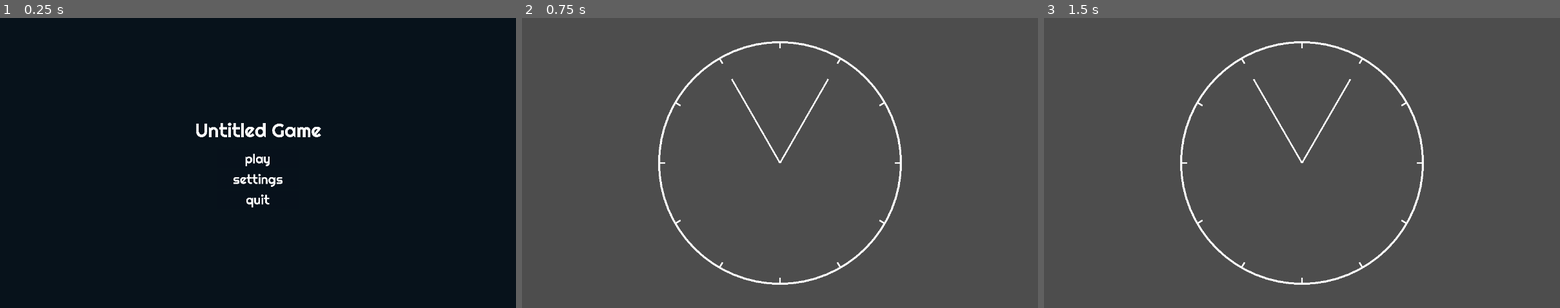
Above: before the commit, frames 1-3 (left to right).
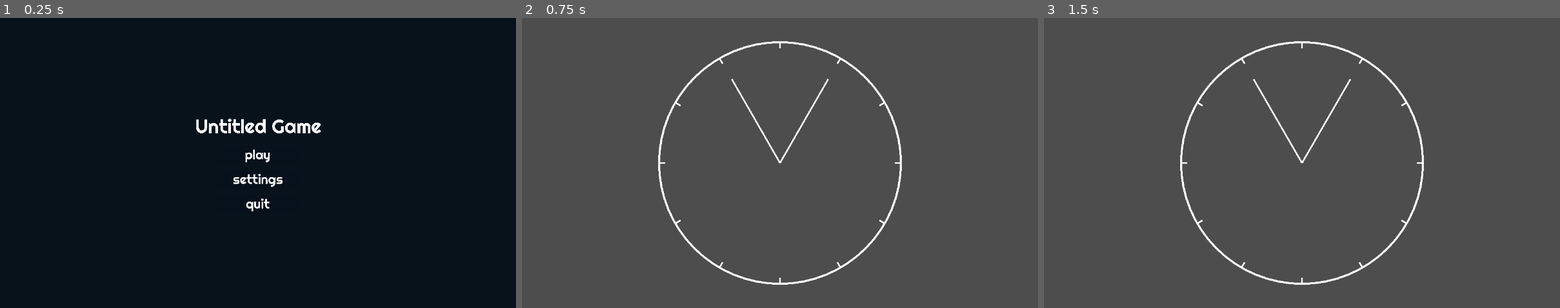
Above: after the commit, the same moments.

Repository: jollyroger182/clocked-in
Game: Godot game, scene res://scenes/menu/menu.tscn
Two runs of this game, one before a commit and one after it. Both use one fixed random seed, a clock stepped at 60 frames per second and the inputs below. Sound files missing from this copy of the repository are replaced by a short silence.
Inputs (mouse positions are in pixels of both pictures, inside the frame that each line leads up to):
- Up to frame 1 (0.25 s): no input
- Up to frame 2 (0.75 s): click "play" at 0.5 s
- Up to frame 3 (1.5 s): tap Enter at 1.25 s; move the mouse to (1415, 148) at 1.27 s; hold Right from 1.28 s (still down); hold Space (hit) from 1.28 s (still down); click (1415, 148) at 1.42 s

The runs differ from the first frame. In frame 1, 0.9% of the frame differs, in the area x 38-63%, y 34-67%; in frame 2, nothing differs; in frame 3, nothing differs.

Commit message:
theme box text

Diff:
--- a/assets/resources/themes/good.tres
+++ b/assets/resources/themes/good.tres
@@ -44,6 +44,7 @@
 Button/styles/hover = SubResource("StyleBoxFlat_q1pu2")
 Button/styles/normal = SubResource("StyleBoxFlat_2wfrt")
 Button/styles/pressed = SubResource("StyleBoxFlat_1owqq")
+Label/font_sizes/font_size = 32
 Label/fonts/font = ExtResource("1_2wfrt")
 Panel/styles/panel = SubResource("StyleBoxFlat_8tbei")
-VBoxContainer/constants/separation = 10
+VBoxContainer/constants/separation = 20
--- a/scripts/shift_button_up_slightly.gd
+++ b/scripts/shift_button_up_slightly.gd
@@ -1,6 +1,6 @@
 extends Button
 
-var distance := 2.0
+var distance := 4.0
 var duration := 0.4
 var tween: Tween
 
@@ -9,10 +9,11 @@
 
 func _ready() -> void:
 	#print("ready ", name)
-	await get_tree().process_frame
+	await Engine.get_main_loop().process_frame
 	#print("ready x2 ", name, " ", self.position.y)
 	origin = self.position.y
 	up = origin - distance
+	print(self, origin)
 	#print(name, " ", origin, " ", up)
 
 func _on_mouse_entered() -> void:
@@ -29,14 +30,14 @@
 
 func _up() -> void:
 	if tween: tween.kill()
-	#tween = create_tween()
-	#tween.set_trans(Tween.TRANS_EXPO)
-	#tween.set_ease(Tween.EASE_OUT)
-	#tween.tween_property(self, "position:y", up, duration)
+	tween = create_tween()
+	tween.set_trans(Tween.TRANS_EXPO)
+	tween.set_ease(Tween.EASE_OUT)
+	tween.tween_property(self, "position:y", up, duration)
 
 func _dn() -> void:
 	if tween: tween.kill()
-	#tween = create_tween()
-	#tween.set_trans(Tween.TRANS_EXPO)
-	#tween.set_ease(Tween.EASE_OUT)
-	#tween.tween_property(self, "position:y", origin, duration)
+	tween = create_tween()
+	tween.set_trans(Tween.TRANS_EXPO)
+	tween.set_ease(Tween.EASE_OUT)
+	tween.tween_property(self, "position:y", origin, duration)
Binary file added: assets/images/crappy_gear.png
Not shown, added: assets/images/crappy_gear.png.import
Not shown: 1 places in scenes/game/game.tscn that only renumber resources
